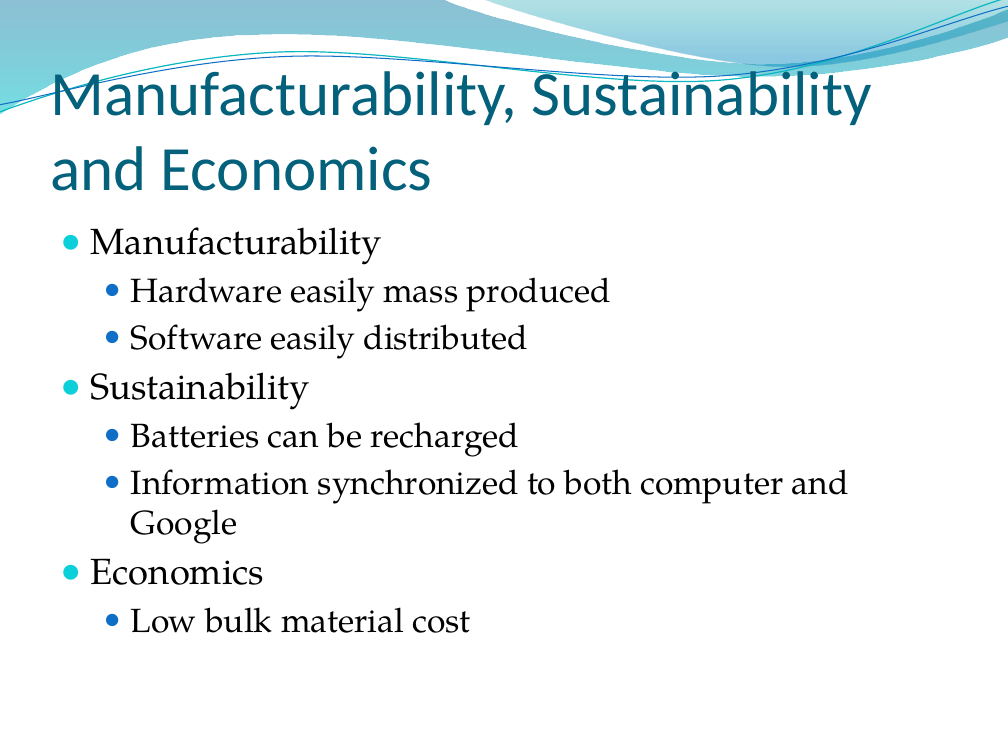
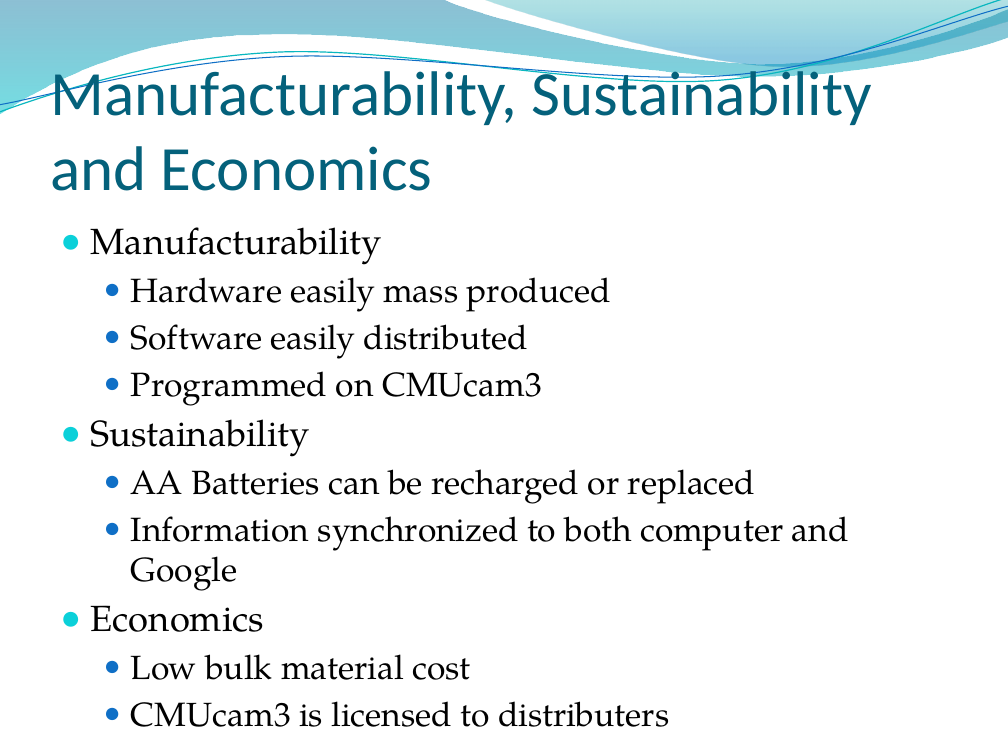
Before and after one commit to tasbal/cpsc483, a slide deck: slide 18 of MISC/Final Presentation.pptx (slide 19 before the commit). Drawn at 1008x756 pixels with LibreOffice and Linux fonts; fonts in the diff are those of the drawing; background and template pictures are left out. Boxes give left, top, right and bottom in pixels: in the first picture for what was removed or moved away, otherwise in the second. Text is boxed around its words. In the diff, an @@ line names an element or a change of style, - is before the commit and + after.

```diff
--- a/MISC/Final Presentation.pptx
+++ b/MISC/Final Presentation.pptx
@@ text at <box>131,371,542,406</box>: paragraph added @@
+  ● Programmed on CMUcam3
@@ text at <box>131,469,756,504</box>: text changed @@
-  ● Batteries can be recharged
+  ● AA Batteries can be recharged or replaced
@@ text at <box>131,701,669,727</box>: paragraph added @@
+  ● CMUcam3 is licensed to distributers
```
Also in this commit, not shown: 6 other slides changed, 3 slides added, 3 slides removed.
